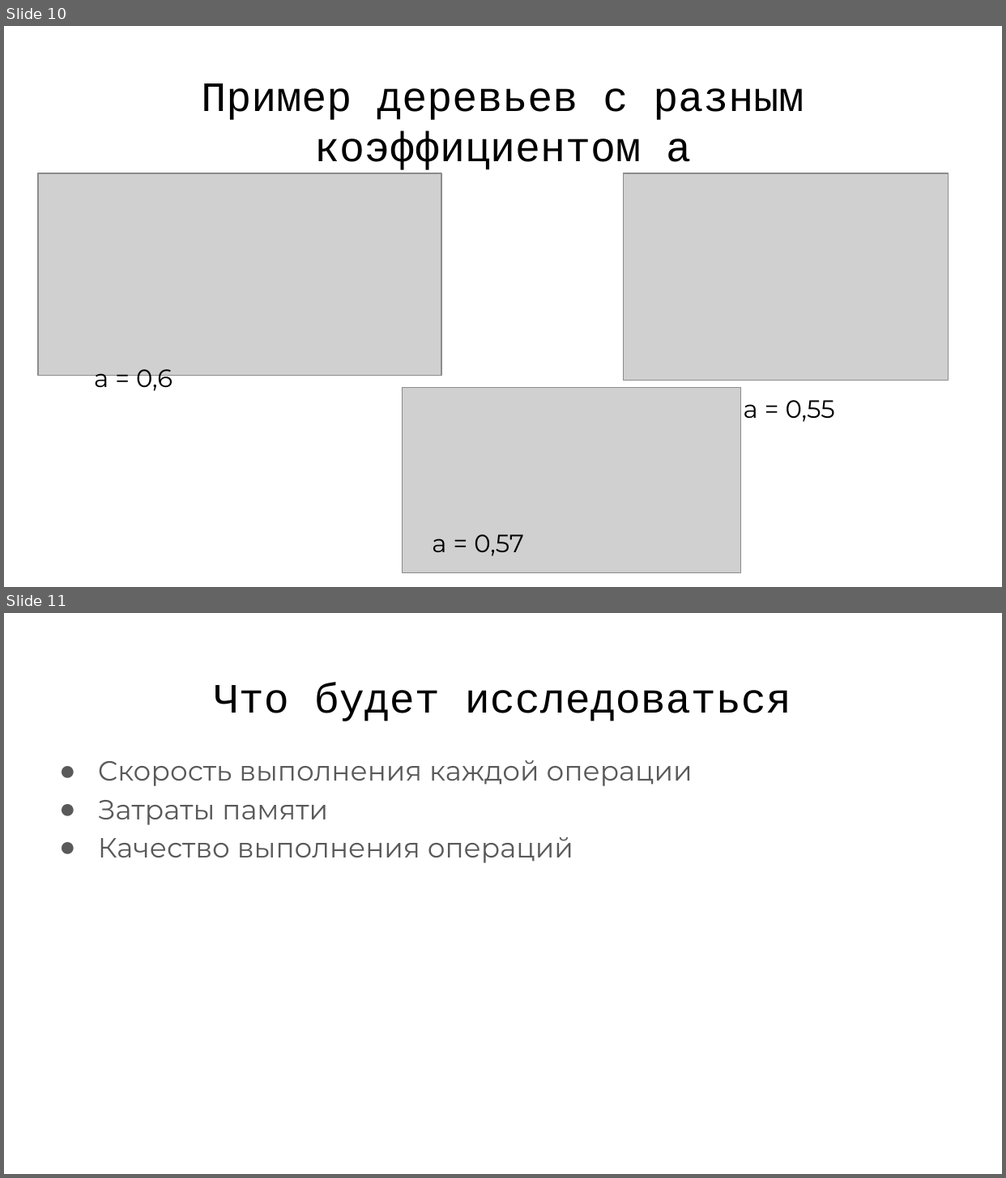
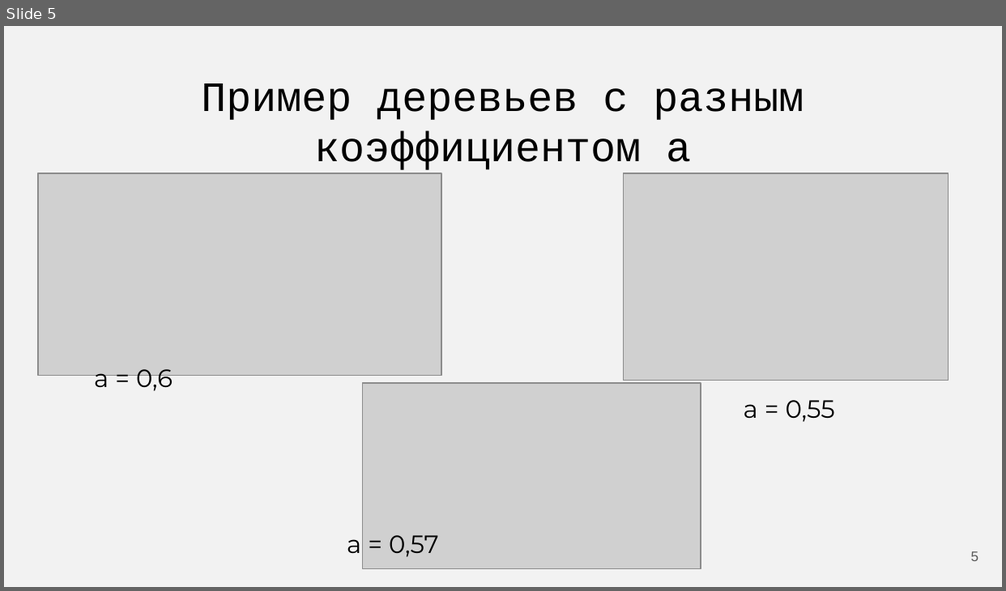
Before and after one commit to Flnchkv/ScapeGoat_Three, a slide deck: ScapeGoat Three.pptx. Shown one above the other, each under a label of ours: slides 10 and 11 before the commit, slide 5 after it. The pictures are 1006x1178 and 1006x591 pixels, drawn with LibreOffice and Linux fonts; fonts in the diff are those of the drawing; grey boxes stand for pictures. Boxes give left, top, right and bottom in pixels: in the first picture for what was removed or moved away, otherwise in the second. Text is boxed around its words. In the diff, an @@ line names an element or a change of style, - is before the commit and + after.

```diff
--- a/ScapeGoat Three.pptx
+++ b/ScapeGoat Three.pptx
@@ slide 11 removed at (4,613,1002,1174), background #FFFFFF @@
@@ title removed at (214,683,791,722) @@
-Что будет исследоваться
@@ text removed at (98,760,692,863) @@
-● Скорость выполнения каждой операции
-● Затраты памяти
-● Качество выполнения операций
@@ what was slide 10 is now slide 5 @@
@@ slide 5 changed as well @@
@@ background #FFFFFF to #F2F2F2 @@
@@ picture: place and size @@
-picture at (403,387,740,573)
+picture at (362,383,701,569)
@@ text "a = 0,57": place and size @@
-text "a = 0,57" at (432,535,524,557)
+text "a = 0,57" at (347,535,439,557)
@@ page number added at (971,552,979,561), 10 pt, text #595959 @@
+5
```
Also in this commit, not shown: 4 other slides changed, 3 slides added, 7 other slides removed, 1 other file.
